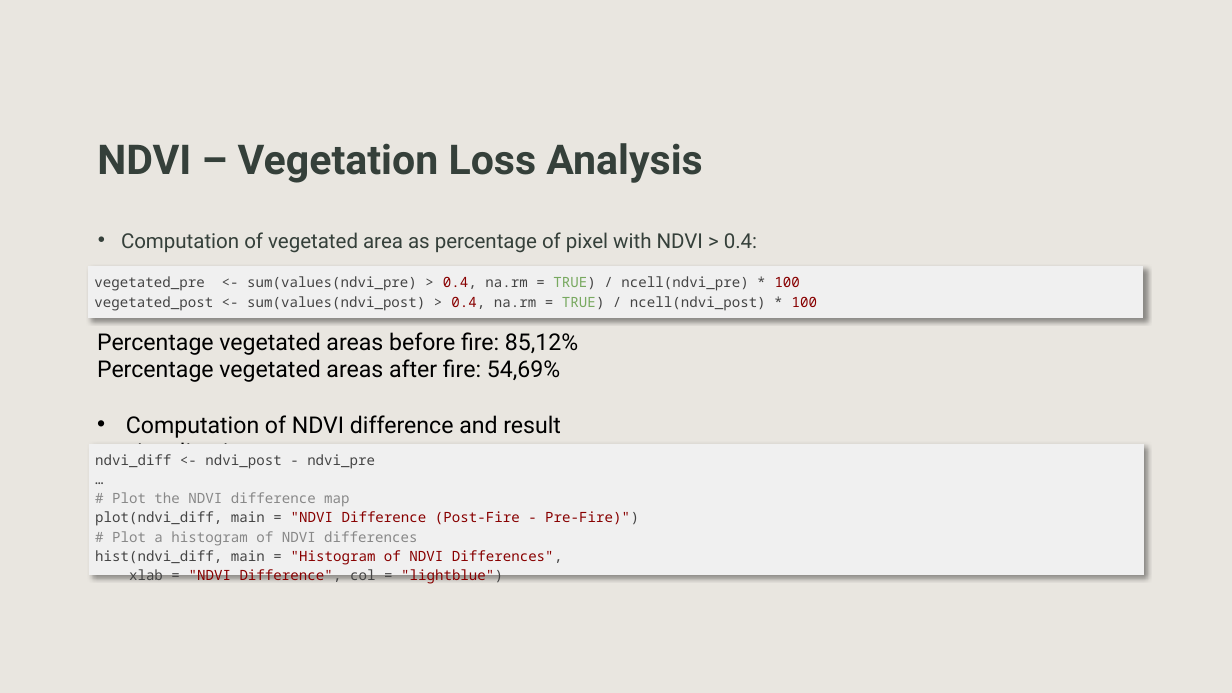
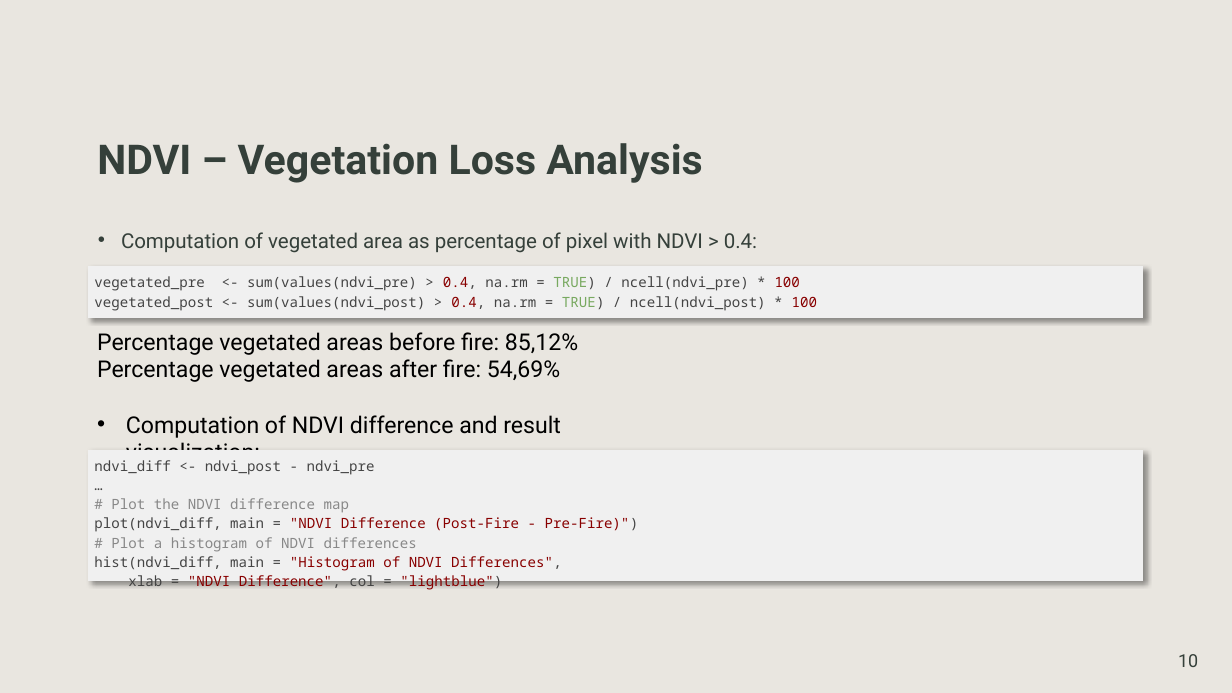
Before and after one commit to SimoneSantoro21/Spatial_Ecology_in_R, a slide deck: slide 10 of ppt/Evaluating vegetation loss due to wildfire in Segura.pptx. Drawn at 1232x693 pixels with LibreOffice and Linux fonts; fonts in the diff are those of the drawing. Boxes give left, top, right and bottom in pixels: in the first picture for what was removed or moved away, otherwise in the second. Text is boxed around its words. In the diff, an @@ line names an element or a change of style, - is before the commit and + after.

```diff
--- a/ppt/Evaluating vegetation loss due to wildfire in Segura.pptx
+++ b/ppt/Evaluating vegetation loss due to wildfire in Segura.pptx
@@ table: place and size @@
-table at <box>89,444,1144,588</box>
+table at <box>88,450,1143,594</box>
@@ page number added at <box>1178,654,1198,667</box>, 14 pt, text #35403A @@
+10
```
Also in this commit, not shown: 14 other slides changed, 1 other file.
